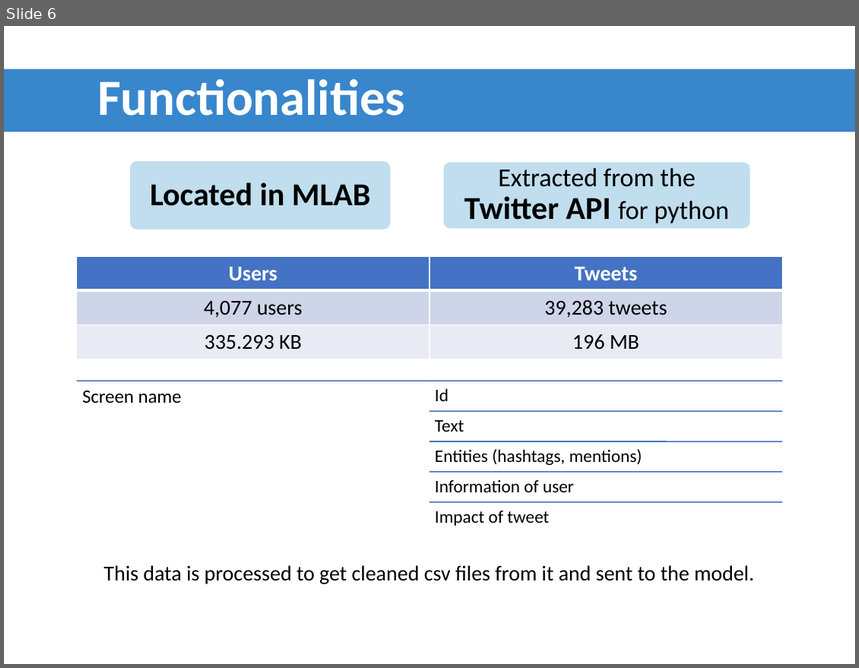
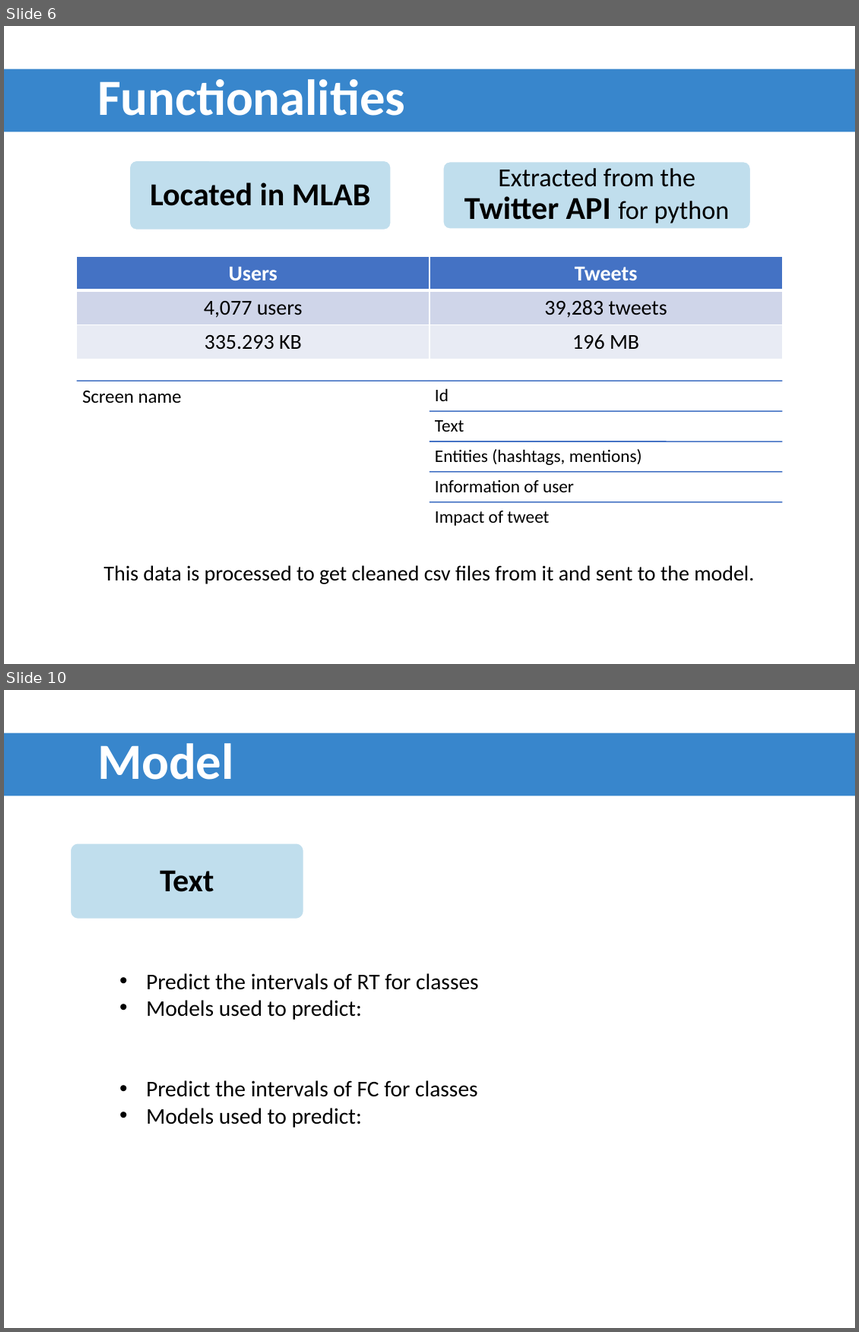
Before and after one commit to ADS2018UB/tweempact, a slide deck: Presentation/development.pptx. Shown one above the other, each under a label of ours: slide 6 before the commit, slides 6 and 10 after it; the slides between them are not shown. The pictures are 859x668 and 859x1332 pixels, drawn with LibreOffice and Linux fonts; fonts in the diff are those of the drawing; background and template pictures are left out. Boxes give left, top, right and bottom in pixels: in the first picture for what was removed or moved away, otherwise in the second. Text is boxed around its words. In the diff, an @@ line names an element or a change of style, - is before the commit and + after.

```diff
--- a/Presentation/development.pptx
+++ b/Presentation/development.pptx
@@ slide 10 added at [4,690,855,1328], background picture (left out) @@
@@ rectangle added at [4,733,855,796], fill #3886CC, 42.9 pt, text #FFFFFF, bold @@
+Model
@@ rounded rectangle added at [70,844,303,919], fill #C0DEED, outline #FFFFFF 1 pt @@
@@ text added at [160,870,214,892], 27 pt, text #000000, bold @@
+Text
@@ text added at [146,973,479,1128], 19 pt, text #000000 @@
+• Predict the intervals of RT for classes
+• Models used to predict:
+• Predict the intervals of FC for classes
+• Models used to predict:
```
Also in this commit, not shown: 3 other slides added.
